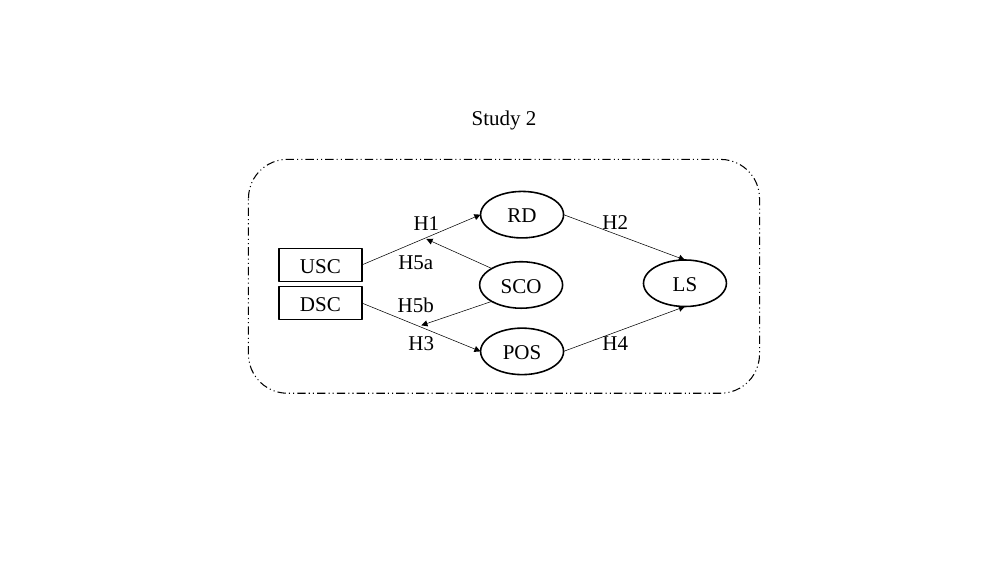
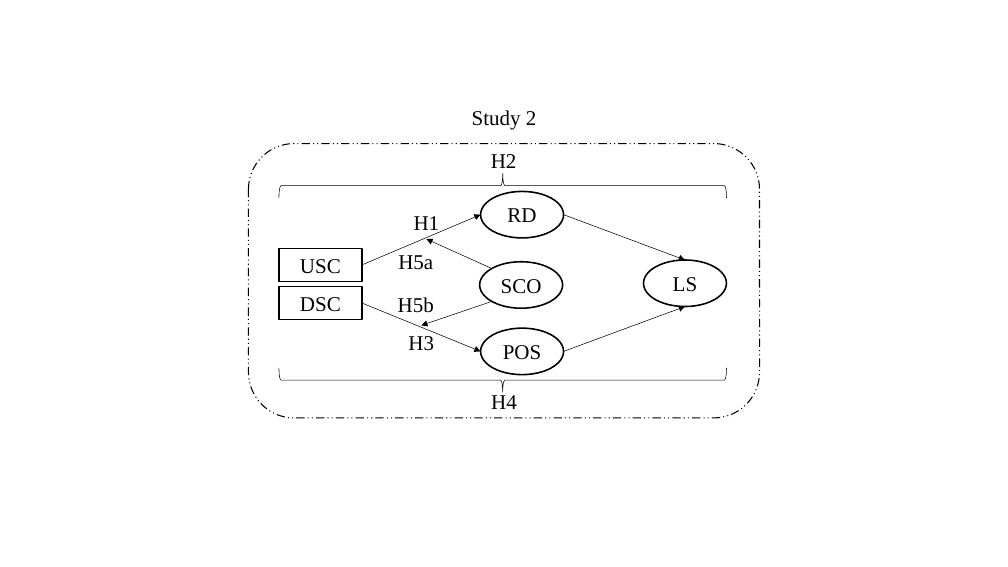
Before and after one commit to sinnyuki/SCO, a slide deck: slide 3 of 1_Protocol/1_2_Paper/H.pptx. Drawn at 1008x567 pixels with LibreOffice and Linux fonts; fonts in the diff are those of the drawing. Boxes give left, top, right and bottom in pixels: in the first picture for what was removed or moved away, otherwise in the second. Text is boxed around its words. In the diff, an @@ line names an element or a change of style, - is before the commit and + after.

```diff
--- a/1_Protocol/1_2_Paper/H.pptx
+++ b/1_Protocol/1_2_Paper/H.pptx
@@ rounded rectangle: place and size @@
-rounded rectangle at (249, 160, 760, 393)
+rounded rectangle at (249, 144, 760, 418)
@@ text "H2" rewrapped from (602, 215, 628, 234) to (491, 154, 517, 168) @@
@@ left brace added at (279, 173, 727, 197), outline #000000 0.5 pt @@
@@ left brace added at (279, 368, 727, 392), outline #000000 0.5 pt @@
@@ text "H4": place and size @@
-text "H4" at (602, 334, 628, 350)
+text "H4" at (491, 395, 517, 409)
```
Also in this commit, not shown: 1 other slide changed, 3 other files.
